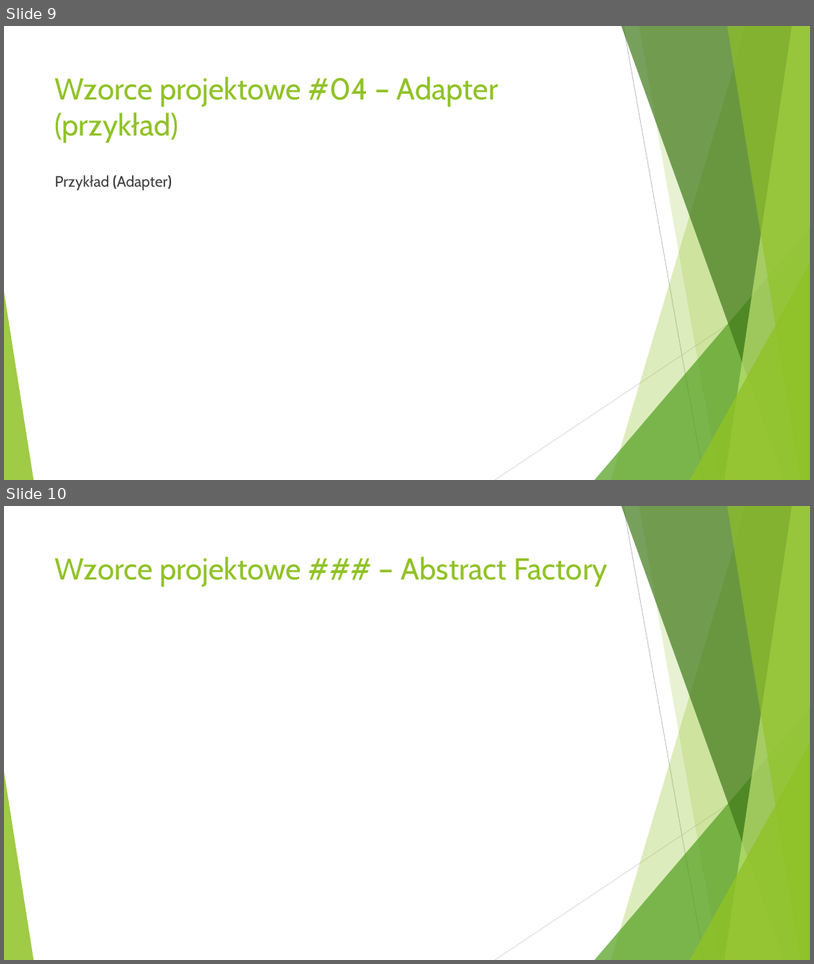
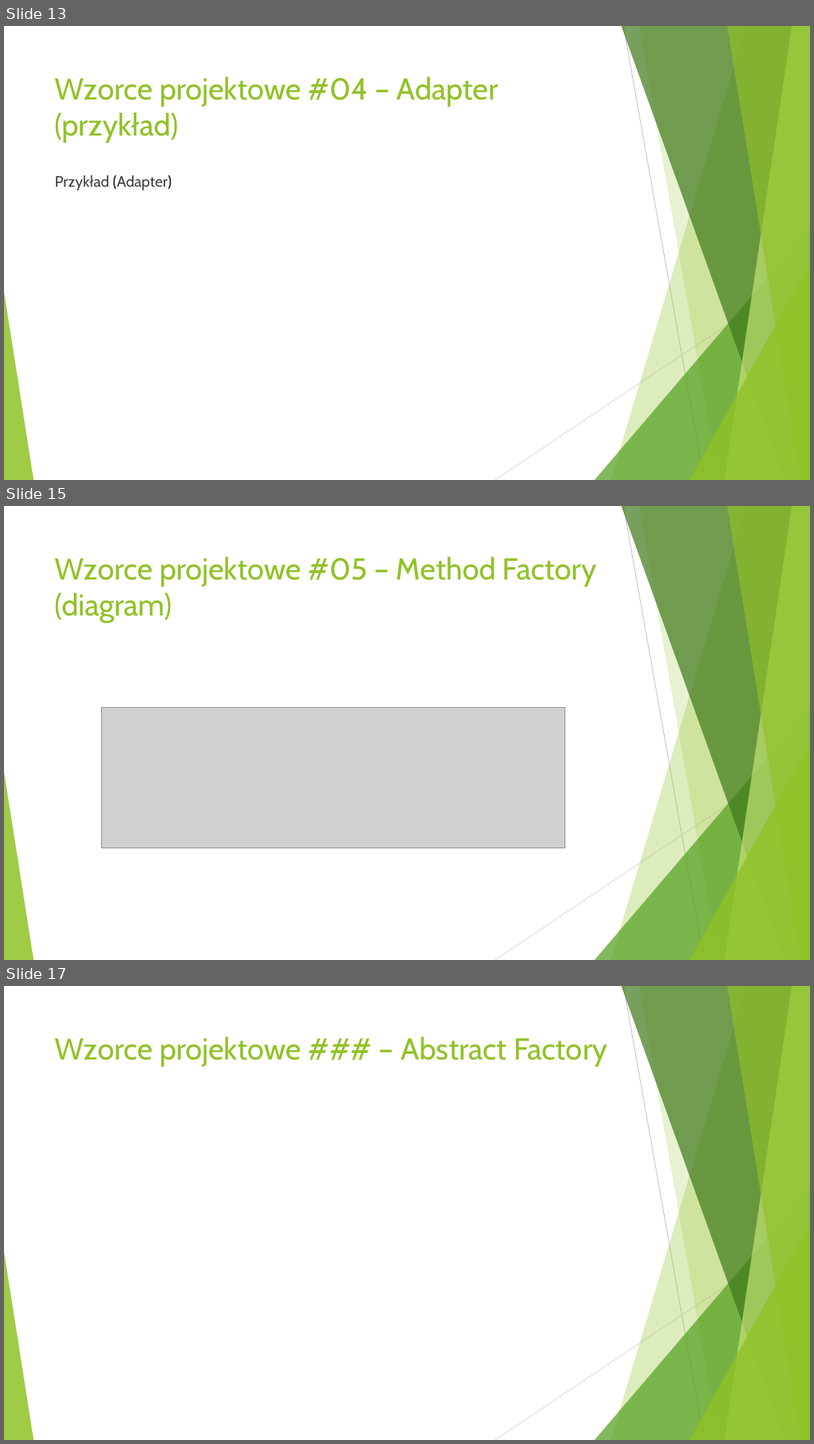
Before and after one commit to adasko86/wzorce, a slide deck: Wzorce Projektowe.pptx. Shown one above the other, each under a label of ours: slides 9 and 10 before the commit, slides 13, 15 and 17 after it; the slides between them are not shown. The pictures are 814x964 and 814x1444 pixels, drawn with LibreOffice and Linux fonts; fonts in the diff are those of the drawing; grey boxes stand for pictures. Boxes give left, top, right and bottom in pixels: in the first picture for what was removed or moved away, otherwise in the second. Text is boxed around its words. In the diff, an @@ line names an element or a change of style, - is before the commit and + after.

Commit message:
Zmiana we wzorce Wzorce.pptx

```diff
--- a/Wzorce Projektowe.pptx
+++ b/Wzorce Projektowe.pptx
@@ slide 15 added at (x1=4, y1=506, x2=810, y2=960), background #FFFFFF; not listed: 10 template elements that a slide beside it also shows @@
@@ title added at (x1=55, y1=556, x2=597, y2=623), 36 pt, text #90C226 @@
+Wzorce projektowe #05 – Method Factory (diagram)
@@ picture added at (x1=101, y1=707, x2=566, y2=847) @@
@@ what was slide 9 is now slide 13 @@
@@ what was slide 10 is now slide 17 @@
```
Also in this commit, not shown: 6 other slides added, 3 other files.
